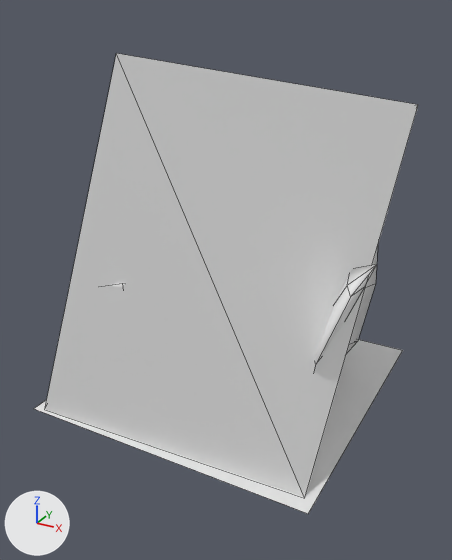
A saved change to the Blender file Assets/Level/world.blend.
Before and after are seen from a camera (50 mm lens) standing at (0.931, -1.745, 1.258) and looking at (0.01, -0.07, 0.421). Every picture has the same lights, and +X, +Y and +Z are marked at lower left. Mesh edges are drawn as thin lines.

Objects in the first picture: '00-ground', 'grass', 'rock'.
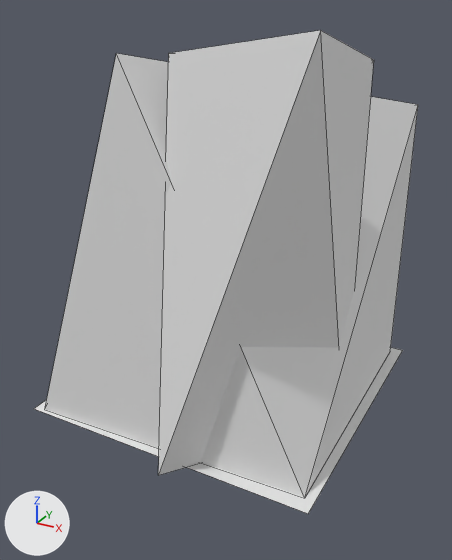
The edits, one by one:
me_sphere is used by ob_grass; location (0.0, 0.0, 0.0); rotation (1.571, 0.0, 0.0), in degrees (90, 0, 0).
me_sphere had 112 vertices, 128 faces and spanned x -0.393..0.515, y 0.001..0.669, z -0.452..0.47.
me_sphere now has 448 vertices, 512 faces and spans x -0.598..0.575, y -0.069..0.757, z -0.563..0.589.
me_sphere part 2: the loose piece of 14 vertices spanning x 0.226..0.417, y 0.001..0.651, z -0.32..-0.107 is rebuilt with 14 vertices and now spans x 0.187..0.332, y -0.069..0.725, z -0.369..-0.141.
me_sphere part 3: 42 vertices removed from x -0.301..0.515, y 0.001..0.643, z -0.104..0.47; 378 vertices added at x -0.598..0.575, y -0.069..0.757, z -0.563..0.589.
me_sphere part 4: the surface is now shaded flat.
me_cube is used by ob_rock; location (0.0, 0.0, 0.0); rotation (1.571, 0.0, 0.0), in degrees (90, 0, 0).
me_cube had 25 vertices, 20 faces and spanned x -0.589..0.619, y 0.0..1.253, z -0.541..0.524.
me_cube now has 50 vertices, 40 faces and spans x -0.589..0.619, y 0.0..1.253, z -0.541..0.574.
me_cube part 1: a new loose piece of 25 vertices spanning x -0.057..0.559, y 0.0..1.241, z 0.018..0.574.
Object 'grass' (ob_grass) moves from (0.0, 0.0, 0.0) to (0.5, 0.5, 0.0).
Object 'grass' (ob_grass) is now hidden.

Pixel boxes [x1, y1, x2, y2] of what changed, in the pictures (452 x 560 px):
'rock', reshaped: before [45, 53, 418, 497]; after [45, 30, 418, 497]
'grass', hidden: before [111, 246, 378, 370]
part 1 of me_cube, added: after [158, 30, 374, 475]
part 2 of me_sphere, rebuilt (not visible afterwards): before [347, 246, 378, 353]
part 3 of me_sphere, built on: before [111, 264, 377, 370]
